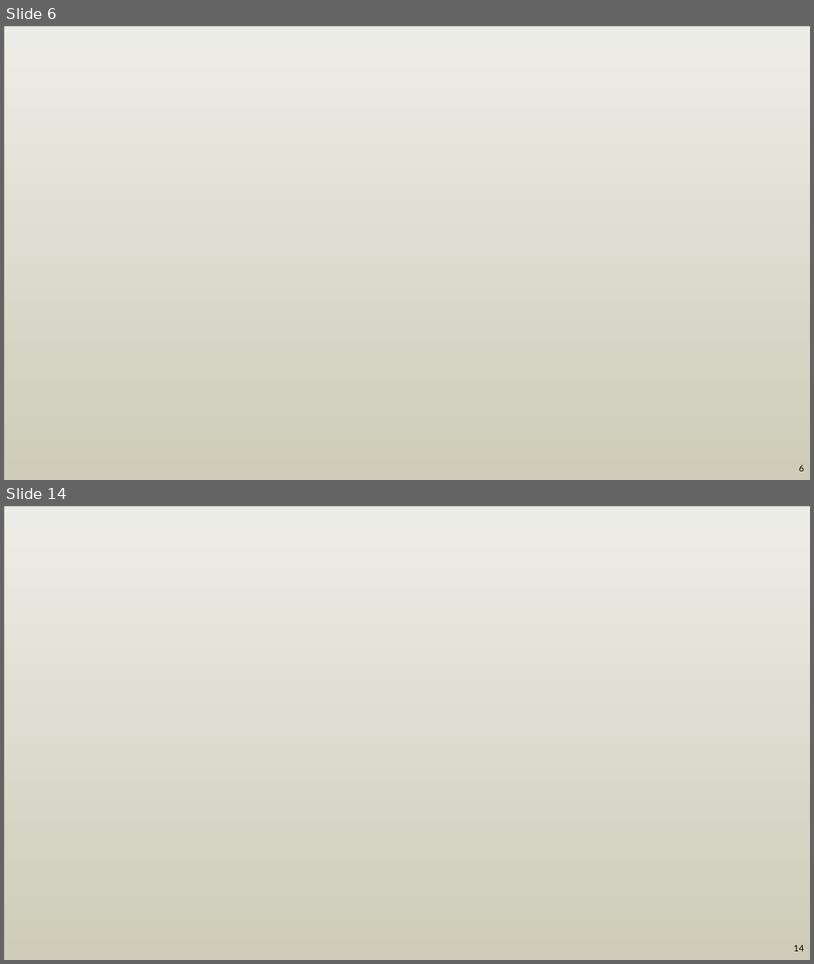
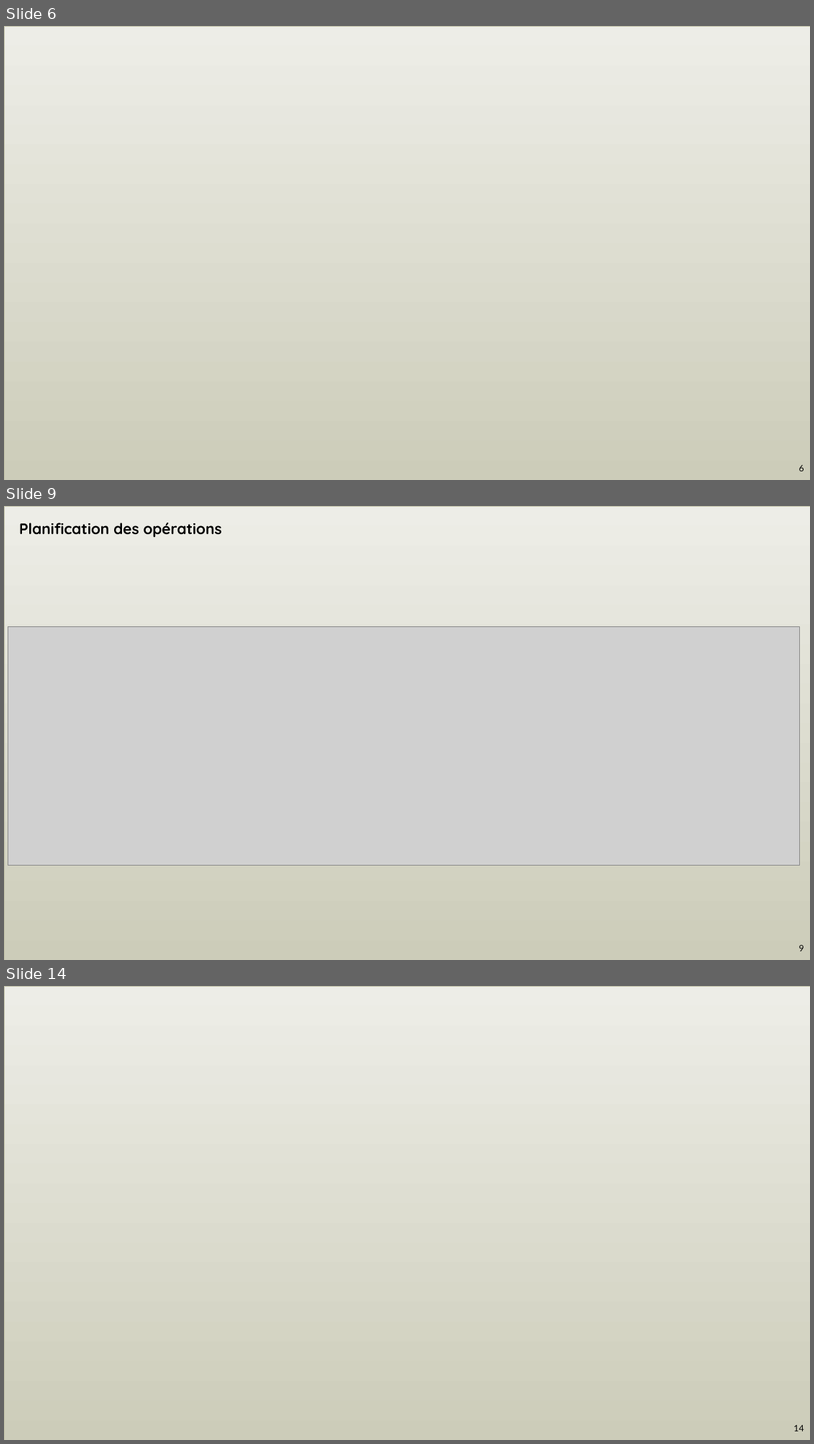
Before and after one commit to kuh-lip-soh/GL-S3, a slide deck: IS/Rapport 4. Conception détaillé.pptx. Shown one above the other, each under a label of ours: slides 6 and 14 before the commit, slides 6, 9 and 14 after it; the slides between them are not shown. The pictures are 814x964 and 814x1444 pixels, drawn with LibreOffice and Linux fonts; fonts in the diff are those of the drawing; grey boxes stand for pictures; background and template pictures are left out. Boxes give left, top, right and bottom in pixels: in the first picture for what was removed or moved away, otherwise in the second. Text is boxed around its words. In the diff, an @@ line names an element or a change of style, - is before the commit and + after.

```diff
--- a/IS/Rapport 4. Conception détaillé.pptx
+++ b/IS/Rapport 4. Conception détaillé.pptx
@@ slide 9 added at box(4, 506, 810, 960), background picture (left out); not listed: 1 template element that a slide beside it also shows @@
@@ rectangle added at box(4, 506, 810, 960), fill gradient #EEEEE8 to #CCCCBA, outline #BFBFA5 0.75 pt @@
@@ text added at box(19, 523, 222, 537), 18 pt, text #000000, bold @@
+Planification des opérations
@@ picture added at box(8, 626, 800, 865) @@
@@ page number added at box(800, 944, 805, 951), 10.5 pt, text #000000 @@
+9
```
Also in this commit, not shown: 8 other slides added, 9 slides removed, 2 other files.
